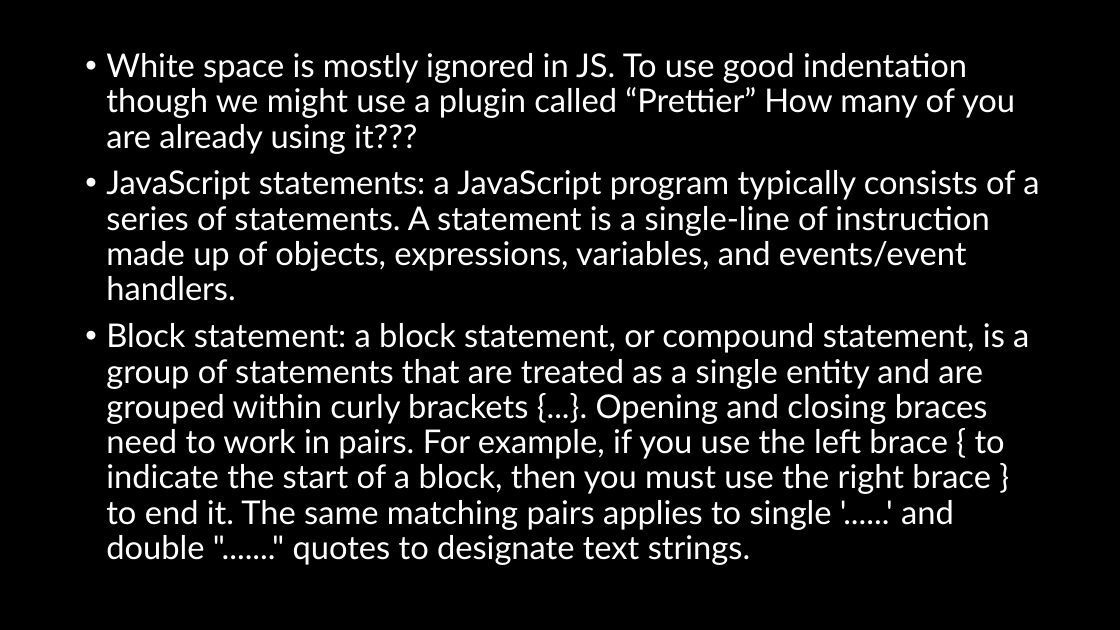
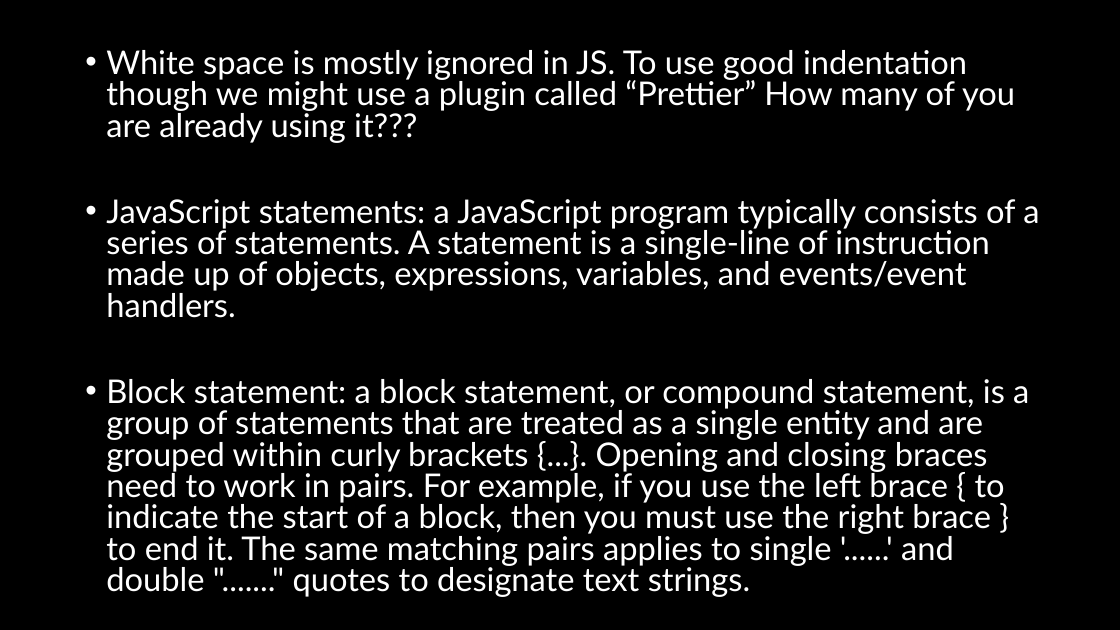
Before and after one commit to natiquekeyin/spring2025, a slide deck: slide 11 of JavaScript/Week1/Week 1.pptx. Drawn at 1120x630 pixels with LibreOffice and Linux fonts; fonts in the diff are those of the drawing. Boxes give left, top, right and bottom in pixels: in the first picture for what was removed or moved away, otherwise in the second. Text is boxed around its words. In the diff, an @@ line names an element or a change of style, - is before the commit and + after.

```diff
--- a/JavaScript/Week1/Week 1.pptx
+++ b/JavaScript/Week1/Week 1.pptx
@@ text "White space is mostly ignored ..." at (x1=106, y1=50, x2=1039, y2=597): line spacing 0.9 to 0.8 @@
```
Also in this commit, not shown: 3 other slides changed, 1 slide removed, 1 other file.
